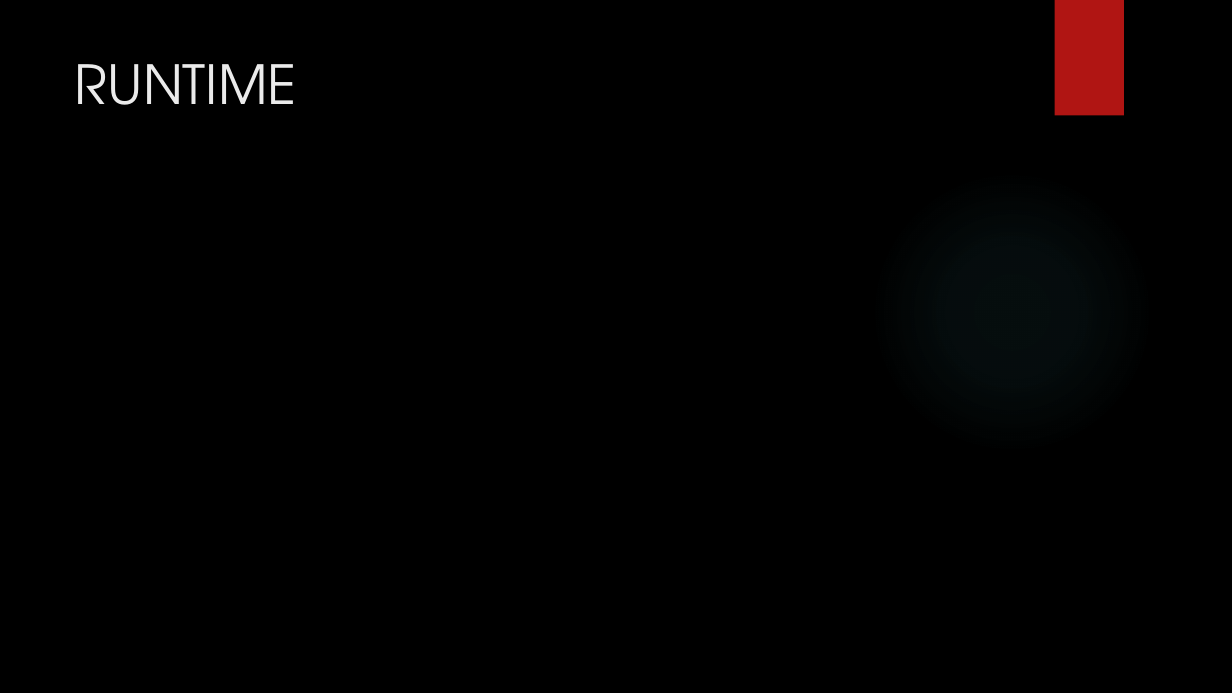
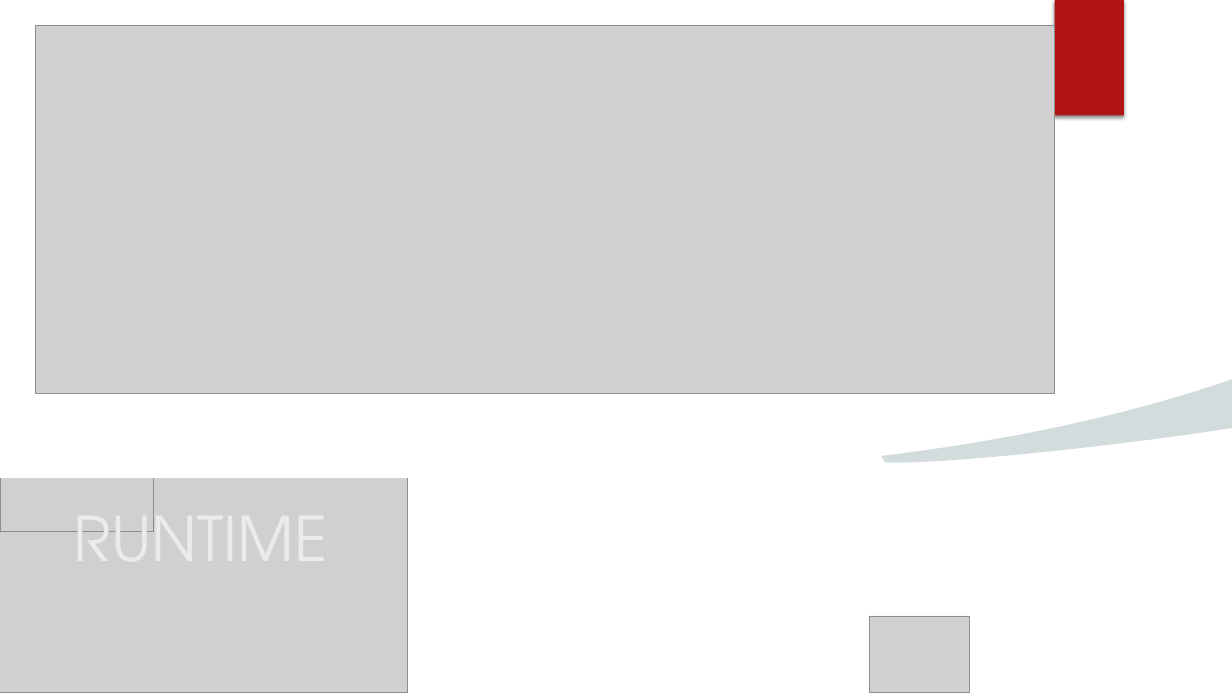
Before and after one commit to AvinashMV/SER502-Spring2018-Team30, a slide deck: slide 24 of doc/Sliceppt.pptx. Drawn at 1232x693 pixels with LibreOffice and Linux fonts; fonts in the diff are those of the drawing; grey boxes stand for pictures; background and template pictures are left out. Boxes give left, top, right and bottom in pixels: in the first picture for what was removed or moved away, otherwise in the second. Text is boxed around its words. In the diff, an @@ line names an element or a change of style, - is before the commit and + after.

```diff
--- a/doc/Sliceppt.pptx
+++ b/doc/Sliceppt.pptx
@@ background picture (left out) to #FFFFFF @@
@@ rectangle added at [0, 0, 1232, 478], fill #FFFFFF @@
@@ picture added at [36, 26, 1055, 394] @@
@@ picture added at [809, 0, 970, 116] @@
@@ rectangle removed at [1055, 0, 1124, 116] @@
@@ rectangle added at [1055, 0, 1124, 116], fill #B01513 @@
@@ ellipse removed at [870, 169, 1154, 454] @@
@@ picture added at [0, 270, 408, 693] @@
@@ picture added at [0, 292, 153, 531] @@
@@ freeform shape added at [882, 380, 1232, 463], fill #1E5155 at 20% opacity @@
@@ title "RUNTIME": place and size @@
-title "RUNTIME" at [75, 64, 297, 105]
+title "RUNTIME" at [74, 497, 328, 532]
@@ title "RUNTIME" at [74, 497, 328, 532]: size 42 to 48 pt; vertical alignment top to bottom @@
@@ picture added at [870, 616, 970, 693] @@
```
Also in this commit, not shown: 1 other slide changed, 5 slides added.
